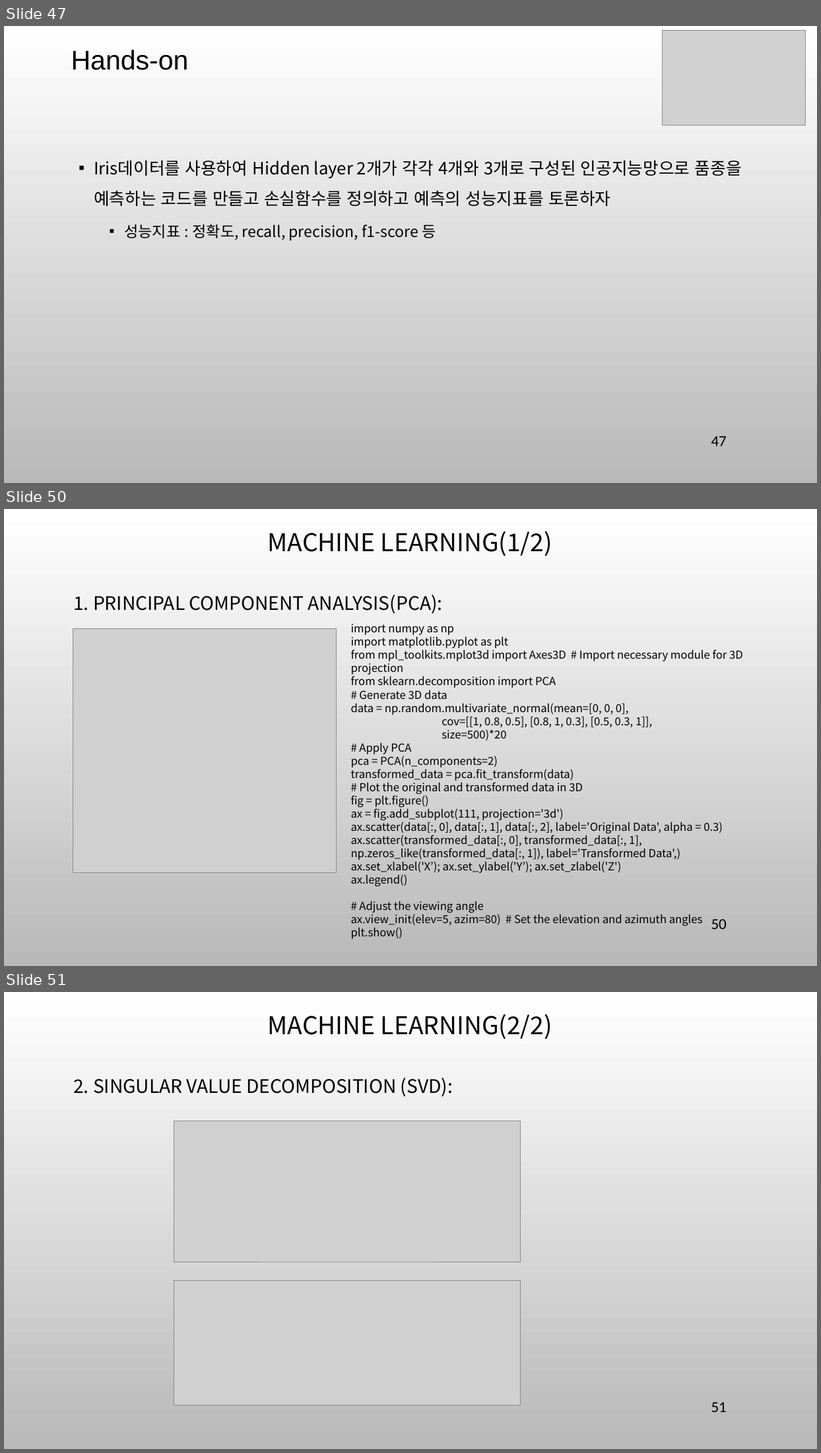
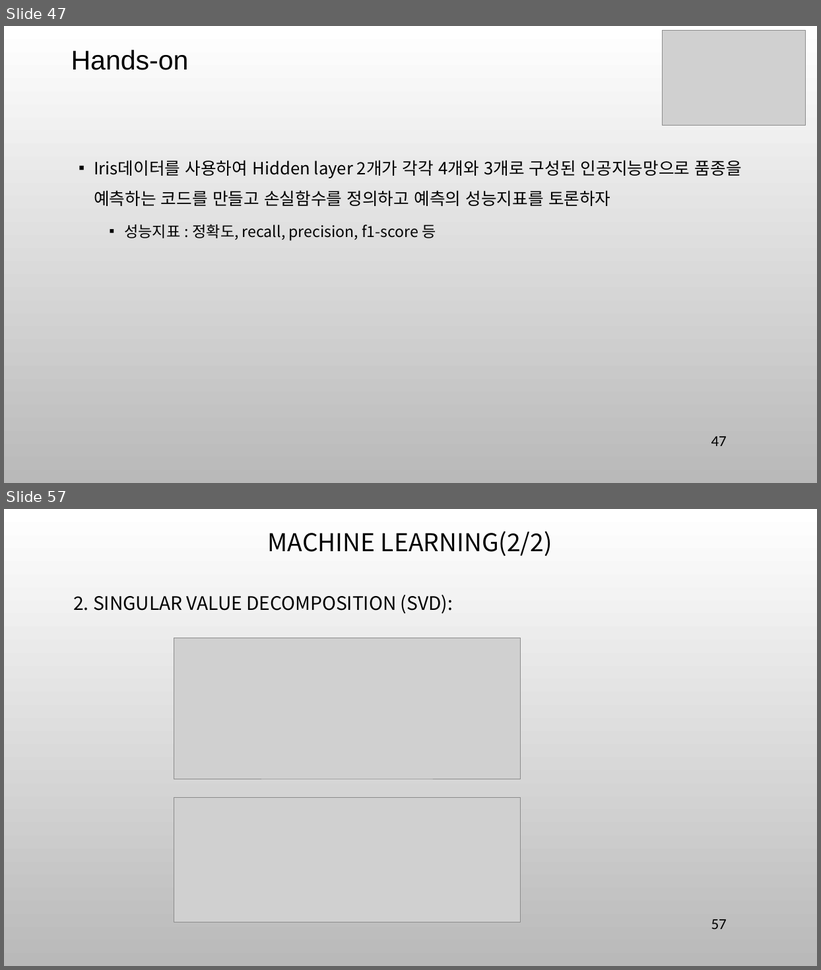
Before and after one commit to ancestor9/mathematics-for-machine-learning, a slide deck: 7_Applications of mathematics.pptx. Shown one above the other, each under a label of ours: slides 47, 50 and 51 before the commit, slides 47 and 57 after it; the slides between them are not shown. The pictures are 821x1453 and 821x970 pixels, drawn with LibreOffice and Linux fonts; fonts in the diff are those of the drawing; grey boxes stand for pictures; background and template pictures are left out. Boxes give left, top, right and bottom in pixels: in the first picture for what was removed or moved away, otherwise in the second. Text is boxed around its words. In the diff, an @@ line names an element or a change of style, - is before the commit and + after.

```diff
--- a/7_Applications of mathematics.pptx
+++ b/7_Applications of mathematics.pptx
@@ slide 50 removed at bbox=[4, 509, 817, 966], background picture (left out) @@
@@ title removed at bbox=[268, 531, 552, 556] @@
-MACHINE LEARNING(1/2)
@@ text removed at bbox=[73, 595, 443, 614] @@
-1. PRINCIPAL COMPONENT ANALYSIS(PCA):
@@ text removed at bbox=[351, 624, 743, 939] @@
-import numpy as np
-import matplotlib.pyplot as plt
-from mpl_toolkits.mplot3d import Axes3D # Import necessary module for 3D projection
-from sklearn.decomposition import PCA
-# Generate 3D data
-data = np.random.multivariate_normal(mean=[0, 0, 0],
-cov=[[1, 0.8, 0.5], [0.8, 1, 0.3], [0.5, 0.3, 1]],
-size=500)*20
-# Apply PCA
-pca = PCA(n_components=2)
-transformed_data = pca.fit_transform(data)
-# Plot the original and transformed data in 3D
-fig = plt.figure()
-ax = fig.add_subplot(111, projection='3d')
-ax.scatter(data[:, 0], data[:, 1], data[:, 2], label='Original Data', alpha = 0.3)
-ax.scatter(transformed_data[:, 0], transformed_data[:, 1], np.zeros_like(transformed_data[:, 1]), label='Transformed Data',)
-ax.set_xlabel('X’); ax.set_ylabel('Y’); ax.set_zlabel('Z')
-ax.legend()
-# Adjust the viewing angle
-ax.view_init(elev=5, azim=80) # Set the elevation and azimuth angles
-plt.show()
@@ picture removed at bbox=[73, 628, 337, 873] @@
@@ page number removed at bbox=[712, 920, 727, 929] @@
-50
@@ what was slide 51 is now slide 57 @@
@@ page number at bbox=[712, 920, 727, 929]: text changed @@
-51
+57
```
Also in this commit, not shown: 7 slides changed, 6 slides added, 10 other slides removed.
